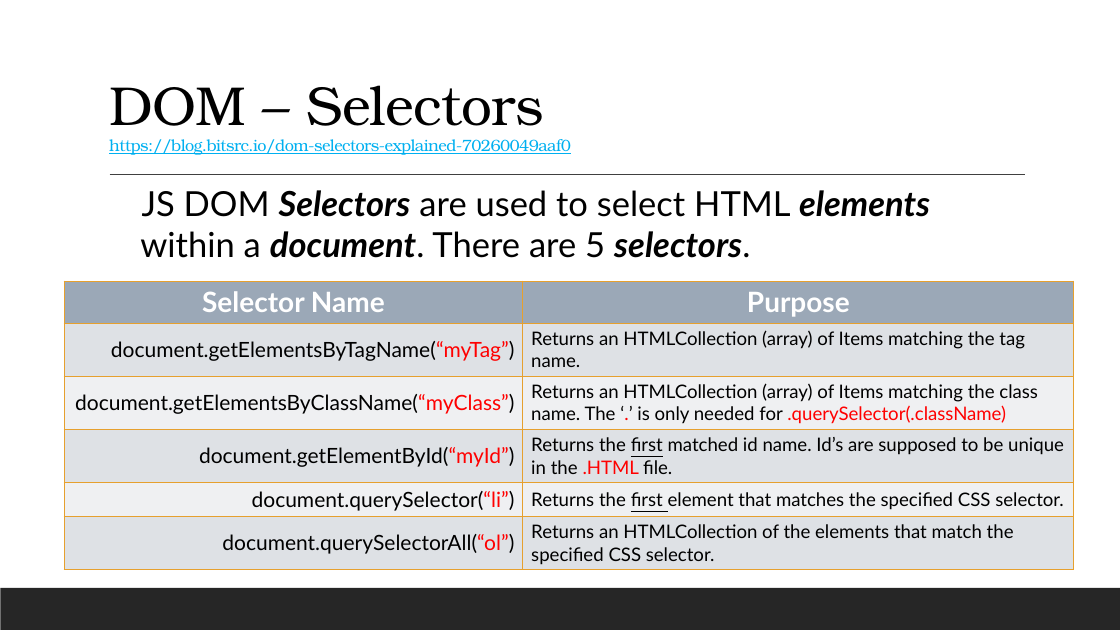
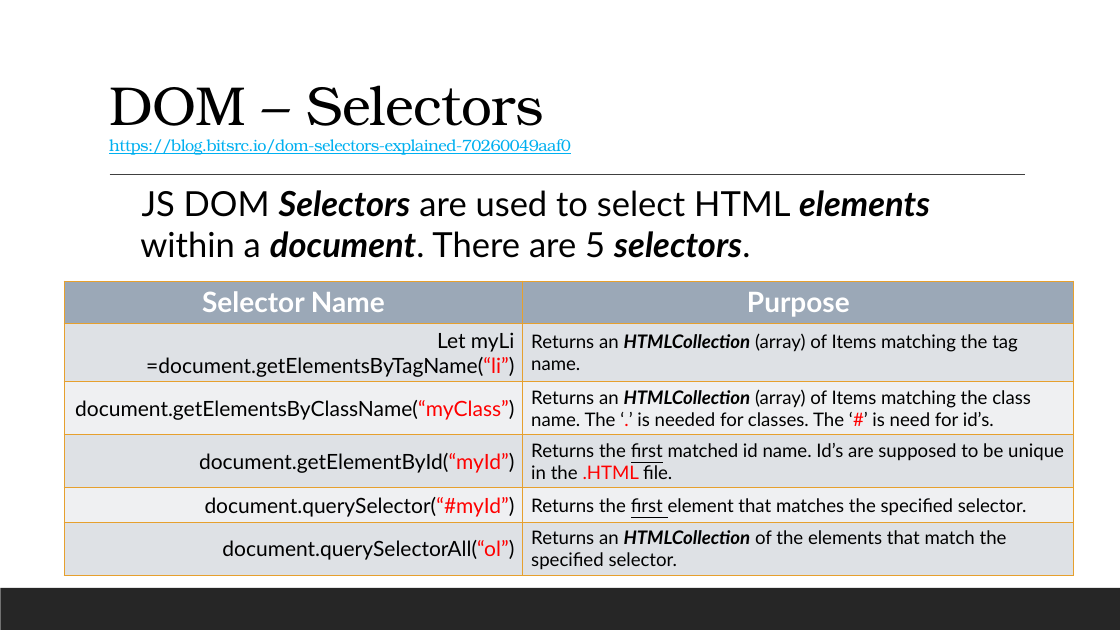
Before and after one commit to 12062021-dynamics365-uta/12062021-batch-repo, a slide deck: slide 6 of pdfs/w4/D25_.NET_DOM.pptx. Drawn at 1120x630 pixels with LibreOffice and Linux fonts; fonts in the diff are those of the drawing. Boxes give left, top, right and bottom in pixels: in the first picture for what was removed or moved away, otherwise in the second. Text is boxed around its words. In the diff, an @@ line names an element or a change of style, - is before the commit and + after.

Commit message:
updates DOM ppt

```diff
--- a/pdfs/w4/D25_.NET_DOM.pptx
+++ b/pdfs/w4/D25_.NET_DOM.pptx
@@ table at [64, 281, 1074, 574] @@
-row 2, column 1: document.getElementsByTagName(“myTag”)
+row 2, column 1: Let myLi =document.getElementsByTagName(“li”)
-row 3, column 2: Returns an HTMLCollection (array) of Items matching the class name. The ‘.’ is only needed for .querySelector(.className)
+row 3, column 2: Returns an HTMLCollection (array) of Items matching the class name. The ‘.’ is needed for classes. The ‘#’ is need for id’s.
-row 5, column 1: document.querySelector(“li”)
+row 5, column 1: document.querySelector(“#myId”)
-row 5, column 2: Returns the first element that matches the specified CSS selector.
+row 5, column 2: Returns the first element that matches the specified selector.
-row 6, column 2: Returns an HTMLCollection of the elements that match the specified CSS selector.
+row 6, column 2: Returns an HTMLCollection of the elements that match the specified selector.
@@ bold on, italic on in "HTMLCollection" @@
```
Also in this commit, not shown: 6 other slides changed.
